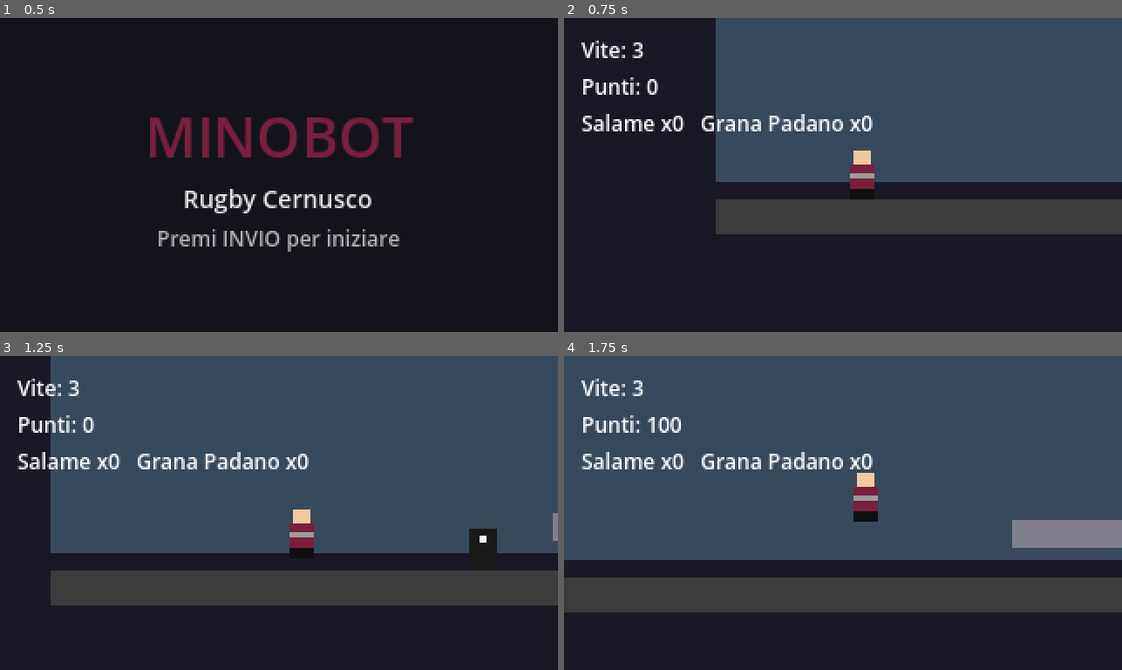
Above: before the commit, frames 1-4 (two rows, left to right).
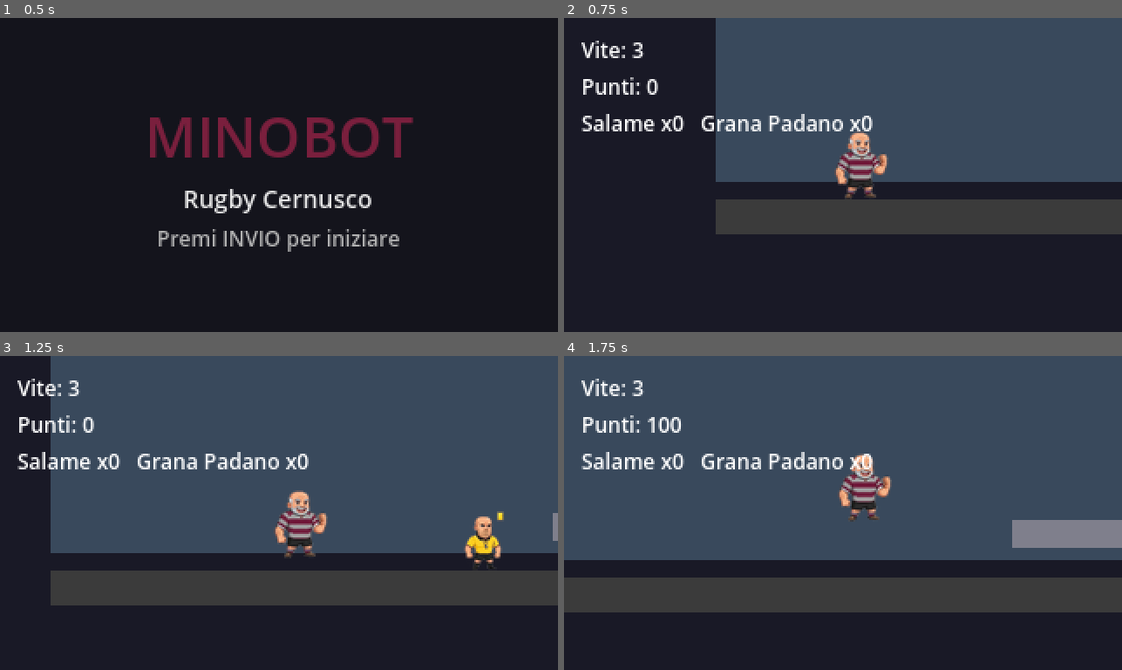
Above: after the commit, the same moments.

Repository: quadroce/minobot
Game: Godot game, scene res://scenes/Main.tscn
Same seed, same stepped clock (60 frames per second), same inputs: the game is played once before the commit and once after it.
Inputs:
- Up to frame 1 (0.5 s): no input
- Up to frame 2 (0.75 s): tap Enter (start_game) at 0.5, 0.6 s; hold Right (move_right) from 0.53 s (still down)
- Up to frame 3 (1.25 s): keep holding Right (move_right); tap Space (jump) at 0.77 s
- Up to frame 4 (1.75 s): keep holding Right (move_right); tap J (throw_ball) at 1.35 s; tap Space (jump) at 1.52 s

Frame 1 is identical in both runs. In frame 2, 1.1% of the frame differs, in the area x 48-59%, y 36-58%; in frame 3, 1.8%, in the area x 49-91%, y 42-68%; in frame 4, 1.1%.

Commit message:
Sostituisce i placeholder geometrici con le sprite pixel-art dei personaggi
Sprite generate con AI a partire da prompt dettagliati (stile, pose,
colori squadra) e riferimenti forniti dall'utente (video di Minobot,
foto delle maglie reali di Rugby Cernusco e Iride Cologno Rugby).
Ritagliate, con sfondo rimosso e ridimensionate mantenendo i dettagli.

Co-Authored-By: Claude Sonnet 5 <noreply@anthropic.com>

Diff:
--- a/scenes/enemies/IridePlayer.tscn
+++ b/scenes/enemies/IridePlayer.tscn
@@ -1,6 +1,7 @@
-[gd_scene load_steps=4 format=3]
+[gd_scene load_steps=5 format=3]
 
 [ext_resource type="Script" path="res://scripts/enemies/iride_player.gd" id="1"]
+[ext_resource type="Texture2D" path="res://assets/sprites/characters/iride_player.png" id="2"]
 
 [sub_resource type="RectangleShape2D" id="RectangleShape2D_body"]
 size = Vector2(16, 24)
@@ -17,13 +18,9 @@
 [node name="CollisionShape2D" type="CollisionShape2D" parent="."]
 shape = SubResource("RectangleShape2D_body")
 
-[node name="Sprite" type="Polygon2D" parent="."]
-color = Color(0.91, 0.91, 0.91, 1)
-polygon = PackedVector2Array(-8, -12, 8, -12, 8, 12, -8, 12)
-
-[node name="Stripe" type="Polygon2D" parent="."]
-color = Color(0.05, 0.05, 0.05, 1)
-polygon = PackedVector2Array(-8, -4, 8, -4, 8, 0, -8, 0)
+[node name="Sprite" type="Sprite2D" parent="."]
+position = Vector2(0, -5)
+texture = ExtResource("2")
 
 [node name="HitArea" type="Area2D" parent="."]
 
--- a/scenes/enemies/JeanFrancois.tscn
+++ b/scenes/enemies/JeanFrancois.tscn
@@ -1,7 +1,8 @@
-[gd_scene load_steps=5 format=3]
+[gd_scene load_steps=6 format=3]
 
 [ext_resource type="Script" path="res://scripts/enemies/jean_francois.gd" id="1"]
 [ext_resource type="PackedScene" path="res://scenes/projectiles/Vegetable.tscn" id="2"]
+[ext_resource type="Texture2D" path="res://assets/sprites/characters/jean_francois.png" id="3"]
 
 [sub_resource type="RectangleShape2D" id="RectangleShape2D_body"]
 size = Vector2(24, 36)
@@ -22,13 +23,9 @@
 [node name="CollisionShape2D" type="CollisionShape2D" parent="."]
 shape = SubResource("RectangleShape2D_body")
 
-[node name="Sprite" type="Polygon2D" parent="."]
-color = Color(0.941, 0.902, 0.824, 1)
-polygon = PackedVector2Array(-12, -18, 12, -18, 12, 18, -12, 18)
-
-[node name="Hat" type="Polygon2D" parent="."]
-color = Color(0.1, 0.1, 0.1, 1)
-polygon = PackedVector2Array(-8, -26, 8, -26, 8, -18, -8, -18)
+[node name="Sprite" type="Sprite2D" parent="."]
+position = Vector2(0, -7)
+texture = ExtResource("3")
 
 [node name="HitArea" type="Area2D" parent="."]
 
--- a/scenes/enemies/Referee.tscn
+++ b/scenes/enemies/Referee.tscn
@@ -1,6 +1,7 @@
-[gd_scene load_steps=4 format=3]
+[gd_scene load_steps=5 format=3]
 
 [ext_resource type="Script" path="res://scripts/enemies/referee.gd" id="1"]
+[ext_resource type="Texture2D" path="res://assets/sprites/characters/referee.png" id="2"]
 
 [sub_resource type="RectangleShape2D" id="RectangleShape2D_body"]
 size = Vector2(16, 24)
@@ -16,13 +17,9 @@
 [node name="CollisionShape2D" type="CollisionShape2D" parent="."]
 shape = SubResource("RectangleShape2D_body")
 
-[node name="Sprite" type="Polygon2D" parent="."]
-color = Color(0.102, 0.102, 0.102, 1)
-polygon = PackedVector2Array(-8, -12, 8, -12, 8, 12, -8, 12)
-
-[node name="Badge" type="Polygon2D" parent="."]
-color = Color(0.95, 0.95, 0.95, 1)
-polygon = PackedVector2Array(-2, -8, 2, -8, 2, -4, -2, -4)
+[node name="Sprite" type="Sprite2D" parent="."]
+position = Vector2(0, -5)
+texture = ExtResource("2")
 
 [node name="HitArea" type="Area2D" parent="."]
 
--- a/scenes/enemies/VeganChef.tscn
+++ b/scenes/enemies/VeganChef.tscn
@@ -1,7 +1,8 @@
-[gd_scene load_steps=5 format=3]
+[gd_scene load_steps=6 format=3]
 
 [ext_resource type="Script" path="res://scripts/enemies/vegan_chef.gd" id="1"]
 [ext_resource type="PackedScene" path="res://scenes/projectiles/Vegetable.tscn" id="2"]
+[ext_resource type="Texture2D" path="res://assets/sprites/characters/vegan_chef.png" id="3"]
 
 [sub_resource type="RectangleShape2D" id="RectangleShape2D_body"]
 size = Vector2(16, 24)
@@ -18,13 +19,9 @@
 [node name="CollisionShape2D" type="CollisionShape2D" parent="."]
 shape = SubResource("RectangleShape2D_body")
 
-[node name="Sprite" type="Polygon2D" parent="."]
-color = Color(0.498, 0.682, 0.416, 1)
-polygon = PackedVector2Array(-8, -12, 8, -12, 8, 12, -8, 12)
-
-[node name="Hat" type="Polygon2D" parent="."]
-color = Color(0.97, 0.97, 0.95, 1)
-polygon = PackedVector2Array(-6, -18, 6, -18, 6, -12, -6, -12)
+[node name="Sprite" type="Sprite2D" parent="."]
+position = Vector2(0, -5)
+texture = ExtResource("3")
 
 [node name="HitArea" type="Area2D" parent="."]
 
--- a/scenes/enemies/YogaInstructor.tscn
+++ b/scenes/enemies/YogaInstructor.tscn
@@ -1,6 +1,7 @@
-[gd_scene load_steps=4 format=3]
+[gd_scene load_steps=5 format=3]
 
 [ext_resource type="Script" path="res://scripts/enemies/yoga_instructor.gd" id="1"]
+[ext_resource type="Texture2D" path="res://assets/sprites/characters/yoga_instructor.png" id="2"]
 
 [sub_resource type="RectangleShape2D" id="RectangleShape2D_body"]
 size = Vector2(16, 24)
@@ -14,9 +15,9 @@
 [node name="CollisionShape2D" type="CollisionShape2D" parent="."]
 shape = SubResource("RectangleShape2D_body")
 
-[node name="Sprite" type="Polygon2D" parent="."]
-color = Color(0.541, 0.42, 0.69, 1)
-polygon = PackedVector2Array(-8, -12, 8, -12, 8, 12, -8, 12)
+[node name="Sprite" type="Sprite2D" parent="."]
+position = Vector2(0, -5)
+texture = ExtResource("2")
 
 [node name="HitArea" type="Area2D" parent="."]
 
--- a/scenes/player/Minobot.tscn
+++ b/scenes/player/Minobot.tscn
@@ -4,6 +4,7 @@
 [ext_resource type="PackedScene" path="res://scenes/projectiles/RugbyBall.tscn" id="2"]
 [ext_resource type="PackedScene" path="res://scenes/projectiles/Salami.tscn" id="3"]
 [ext_resource type="PackedScene" path="res://scenes/projectiles/GranaPadano.tscn" id="4"]
+[ext_resource type="Texture2D" path="res://assets/sprites/characters/minobot.png" id="5"]
 
 [sub_resource type="RectangleShape2D" id="RectangleShape2D_body"]
 size = Vector2(14, 28)
@@ -17,21 +18,9 @@
 [node name="CollisionShape2D" type="CollisionShape2D" parent="."]
 shape = SubResource("RectangleShape2D_body")
 
-[node name="Sprite" type="Polygon2D" parent="."]
-color = Color(0.478, 0.122, 0.239, 1)
-polygon = PackedVector2Array(-7, -6, 7, -6, 7, 8, -7, 8)
-
-[node name="Head" type="Polygon2D" parent="."]
-color = Color(0.949, 0.788, 0.627, 1)
-polygon = PackedVector2Array(-5, -14, 5, -14, 5, -6, -5, -6)
-
-[node name="Stripe" type="Polygon2D" parent="."]
-color = Color(0.604, 0.604, 0.604, 1)
-polygon = PackedVector2Array(-7, -1, 7, -1, 7, 2, -7, 2)
-
-[node name="Shorts" type="Polygon2D" parent="."]
-color = Color(0.063, 0.063, 0.063, 1)
-polygon = PackedVector2Array(-7, 8, 7, 8, 7, 14, -7, 14)
+[node name="Sprite" type="Sprite2D" parent="."]
+position = Vector2(0, -5.5)
+texture = ExtResource("5")
 
 [node name="Camera2D" type="Camera2D" parent="."]
 position_smoothing_enabled = true
--- a/scripts/enemies/enemy_base.gd
+++ b/scripts/enemies/enemy_base.gd
@@ -18,7 +18,7 @@
 var is_dead: bool = false
 var _patrol_origin_x: float = 0.0
 
-@onready var sprite: Polygon2D = $Sprite
+@onready var sprite: Sprite2D = $Sprite
 @onready var _hit_area: Area2D = $HitArea
 @onready var _wall_ray: RayCast2D = $WallRay
 
--- a/scripts/player/minobot.gd
+++ b/scripts/player/minobot.gd
@@ -25,7 +25,7 @@
 var _in_slow_aura: bool = false
 var _is_dead: bool = false
 
-@onready var _sprite: Polygon2D = $Sprite
+@onready var _sprite: Sprite2D = $Sprite
 
 
 func _ready() -> void:
Binary file added: assets/sprites/characters/iride_player.png
Binary file added: assets/sprites/characters/jean_francois.png
Binary file added: assets/sprites/characters/minobot.png
Binary file added: assets/sprites/characters/referee.png
Binary file added: assets/sprites/characters/vegan_chef.png
Binary file added: assets/sprites/characters/yoga_instructor.png
